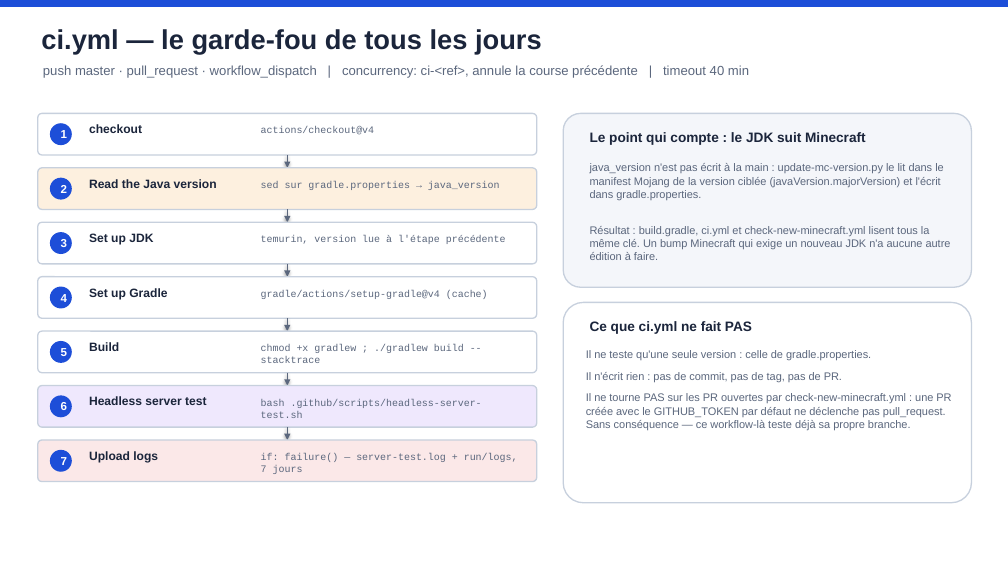
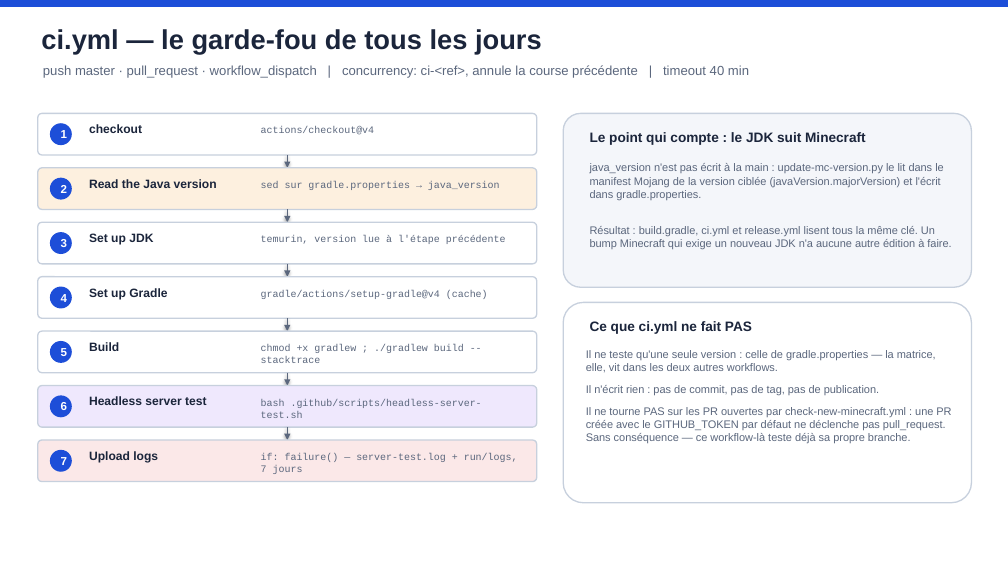
Before and after one commit to spatulox-minecraft/ExtendedTimePotion, a slide deck: slide 4 of docs/ci-architecture.pptx. Drawn at 1008x567 pixels with LibreOffice and Linux fonts; fonts in the diff are those of the drawing. Boxes give left, top, right and bottom in pixels: in the first picture for what was removed or moved away, otherwise in the second. Text is boxed around its words. In the diff, an @@ line names an element or a change of style, - is before the commit and + after.

```diff
--- a/docs/ci-architecture.pptx
+++ b/docs/ci-architecture.pptx
@@ text at bbox=[590, 226, 951, 249]: text changed @@
-Résultat : build.gradle, ci.yml et check-new-minecraft.yml lisent tous la même clé. Un bump Minecraft qui exige un nouveau JDK n'a aucune autre édition à faire.
+Résultat : build.gradle, ci.yml et release.yml lisent tous la même clé. Un bump Minecraft qui exige un nouveau JDK n'a aucune autre édition à faire.
@@ text at bbox=[586, 350, 936, 396]: text changed @@
-Il ne teste qu'une seule version : celle de gradle.properties.
-Il n'écrit rien : pas de commit, pas de tag, pas de PR.
+Il ne teste qu'une seule version : celle de gradle.properties — la matrice, elle, vit dans les deux autres workflows.
+Il n'écrit rien : pas de commit, pas de tag, pas de publication.
```
Also in this commit, not shown: 11 other slides changed, 2 slides added, 1 slide removed.
